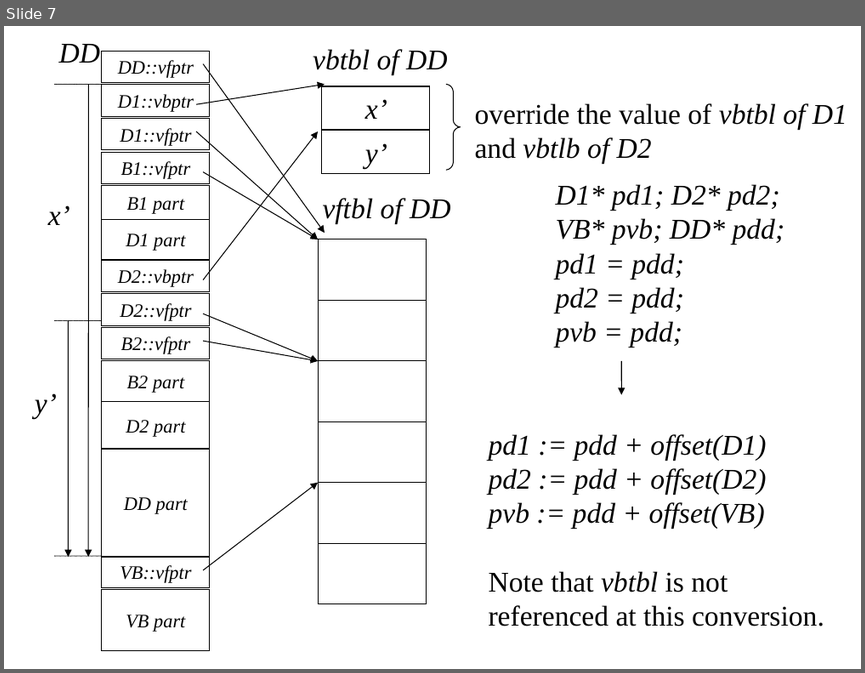
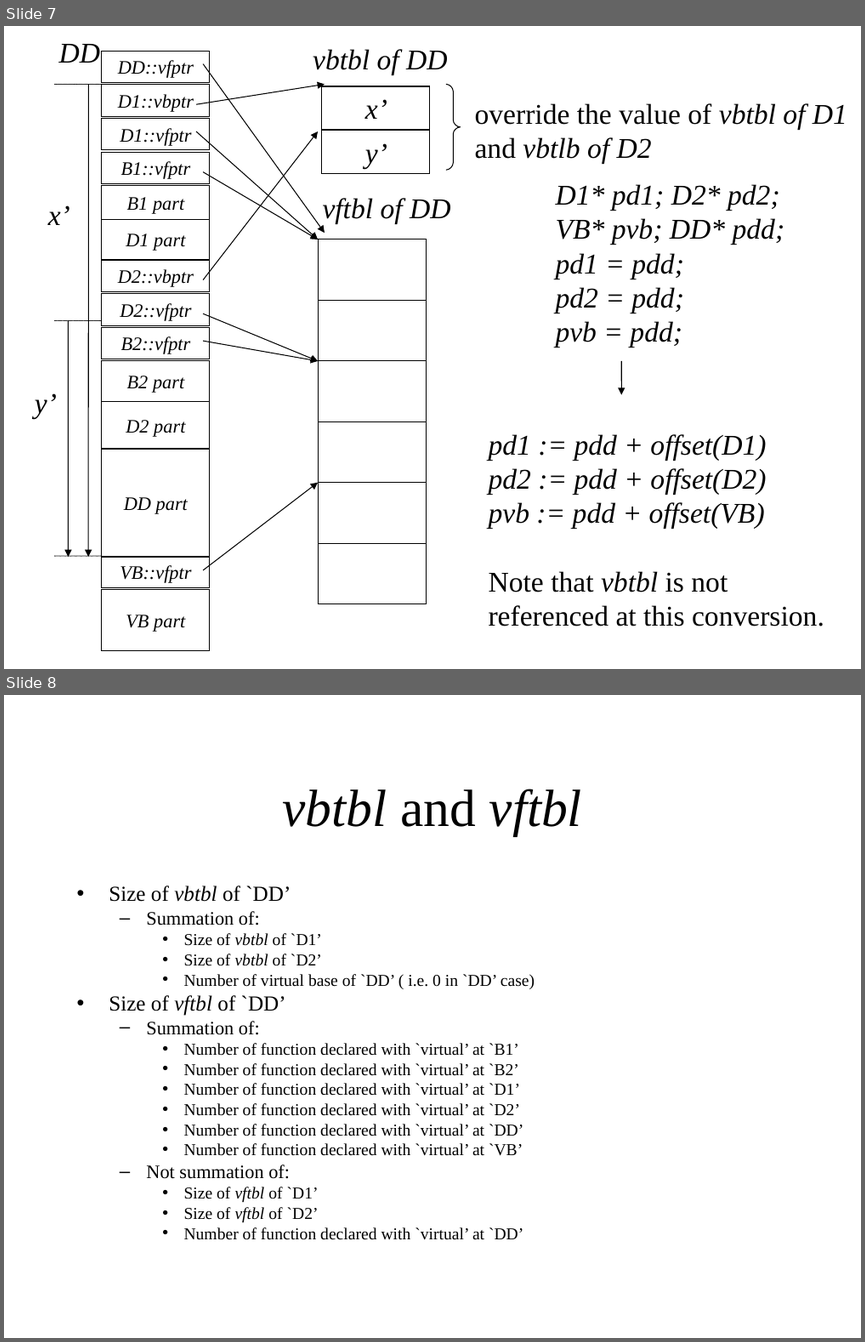
Before and after one commit to KeiHasegawa/cxx_doc, a slide deck: 06_2_derived_e.ppt. Shown one above the other, each under a label of ours: slide 7 before the commit, slides 7 and 8 after it. The pictures are 865x673 and 865x1342 pixels, drawn with LibreOffice and Linux fonts; fonts in the diff are those of the drawing. Boxes give left, top, right and bottom in pixels: in the first picture for what was removed or moved away, otherwise in the second. Text is boxed around its words. In the diff, an @@ line names an element or a change of style, - is before the commit and + after.

```diff
--- a/06_2_derived_e.ppt
+++ b/06_2_derived_e.ppt
@@ slide 8 added at (4,695,861,1338), background #FFFFFF @@
@@ title added at (283,789,582,836), 44 pt, text #000000, italic @@
+vbtbl and vftbl
@@ text added at (109,885,534,1240), 14 pt, text #000000 @@
+• Size of vbtbl of `DD’
+  – Summation of:
+    • Size of vbtbl of `D1’
+    • Size of vbtbl of `D2’
+    • Number of virtual base of `DD’ ( i.e. 0 in `DD’ case)
+• Size of vftbl of `DD’
+  – Summation of:
+    • Number of function declared with `virtual’ at `B1’
+    • Number of function declared with `virtual’ at `B2’
+    • Number of function declared with `virtual’ at `D1’
+    • Number of function declared with `virtual’ at `D2’
+    • Number of function declared with `virtual’ at `DD’
+    • Number of function declared with `virtual’ at `VB’
+  – Not summation of:
+    • Size of vftbl of `D1’
+    • Size of vftbl of `D2’
+    • Number of function declared with `virtual’ at `DD’
```
Also in this commit, not shown: 1 slide changed, 4 other files.
